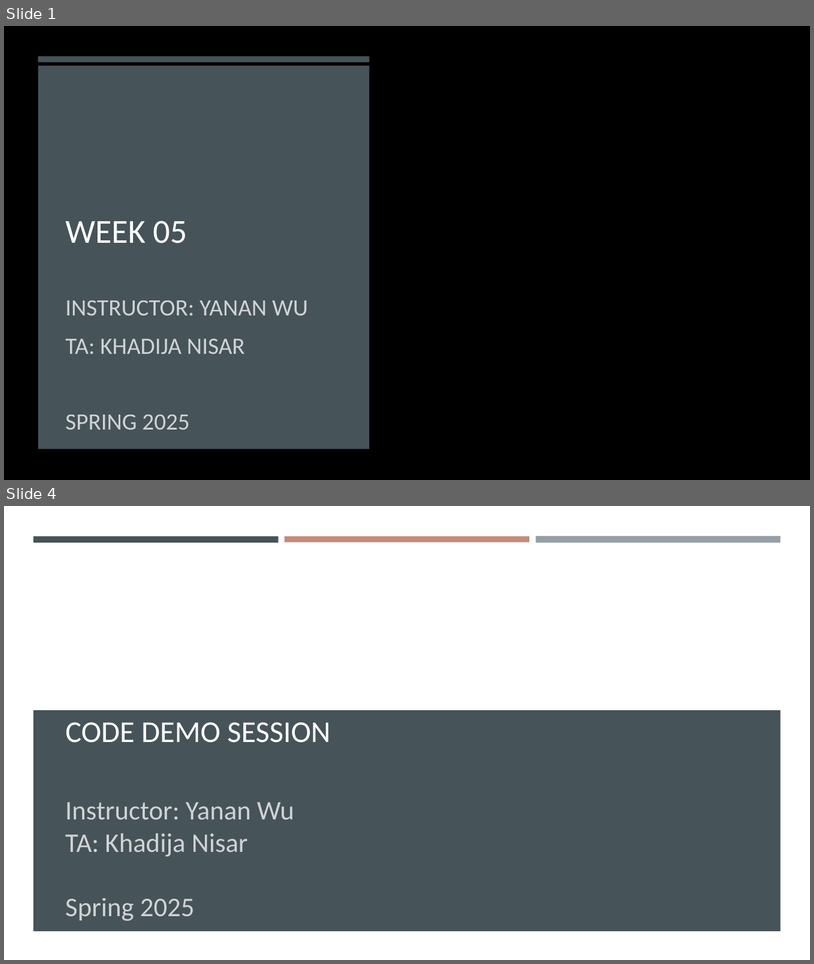
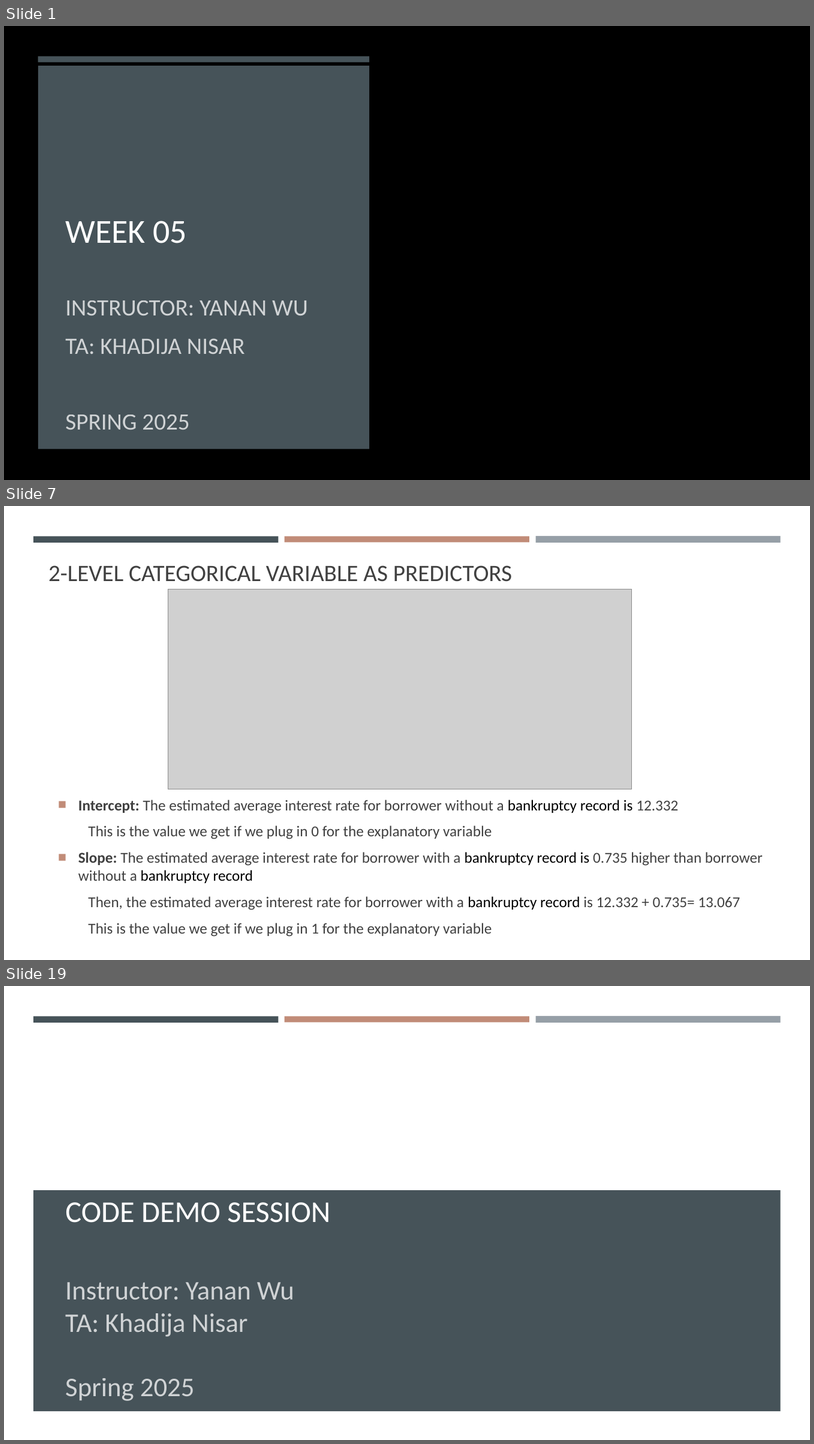
Before and after one commit to gisynw/geog-247, a slide deck: docs/Lectures/Week05/Week05_MultipleRegression.pptx. Shown one above the other, each under a label of ours: slides 1 and 4 before the commit, slides 1, 7 and 19 after it; the slides between them are not shown. The pictures are 814x964 and 814x1444 pixels, drawn with LibreOffice and Linux fonts; fonts in the diff are those of the drawing; grey boxes stand for pictures; background and template pictures are left out. Boxes give left, top, right and bottom in pixels: in the first picture for what was removed or moved away, otherwise in the second. Text is boxed around its words. In the diff, an @@ line names an element or a change of style, - is before the commit and + after.

```diff
--- a/docs/Lectures/Week05/Week05_MultipleRegression.pptx
+++ b/docs/Lectures/Week05/Week05_MultipleRegression.pptx
@@ slide 7 added at bbox=[4, 506, 810, 960], background #FFFFFF; not listed: 3 template elements that a slide beside it also shows @@
@@ text added at bbox=[48, 565, 512, 582], 28 pt, text #404040 @@
+2-LEVEL CATEGORICAL VARIABLE AS PREDICTORS
@@ picture added at bbox=[168, 589, 632, 789] @@
@@ text added at bbox=[78, 799, 763, 936], 18 pt, text #404040 @@
+■ Intercept: The estimated average interest rate for borrower without a bankruptcy record is 12.332
+  This is the value we get if we plug in 0 for the explanatory variable
+■ Slope: The estimated average interest rate for borrower with a bankruptcy record is 0.735 higher than borrower without a bankruptcy record
+Then, the estimated average interest rate for borrower with a bankruptcy record is 12.332 + 0.735= 13.067
+This is the value we get if we plug in 1 for the explanatory variable
@@ what was slide 4 is now slide 19 @@
```
Also in this commit, not shown: 1 slide changed, 15 other slides added, 2 slides removed, 11 other files.
